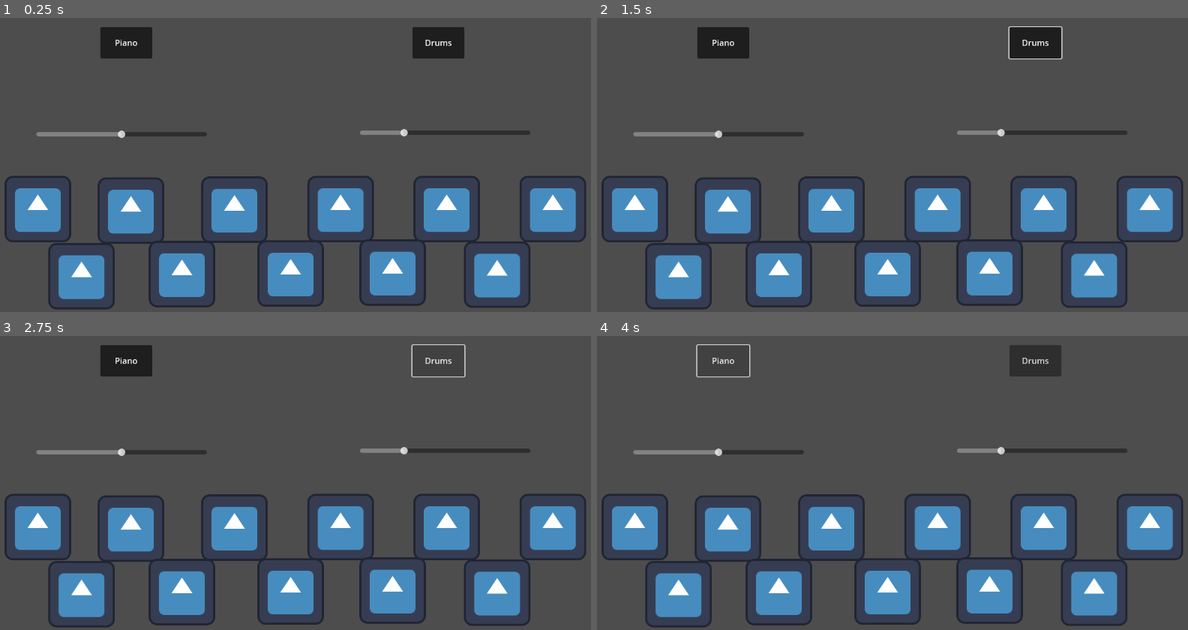
Above: before the commit, frames 1-4 (two rows, left to right).
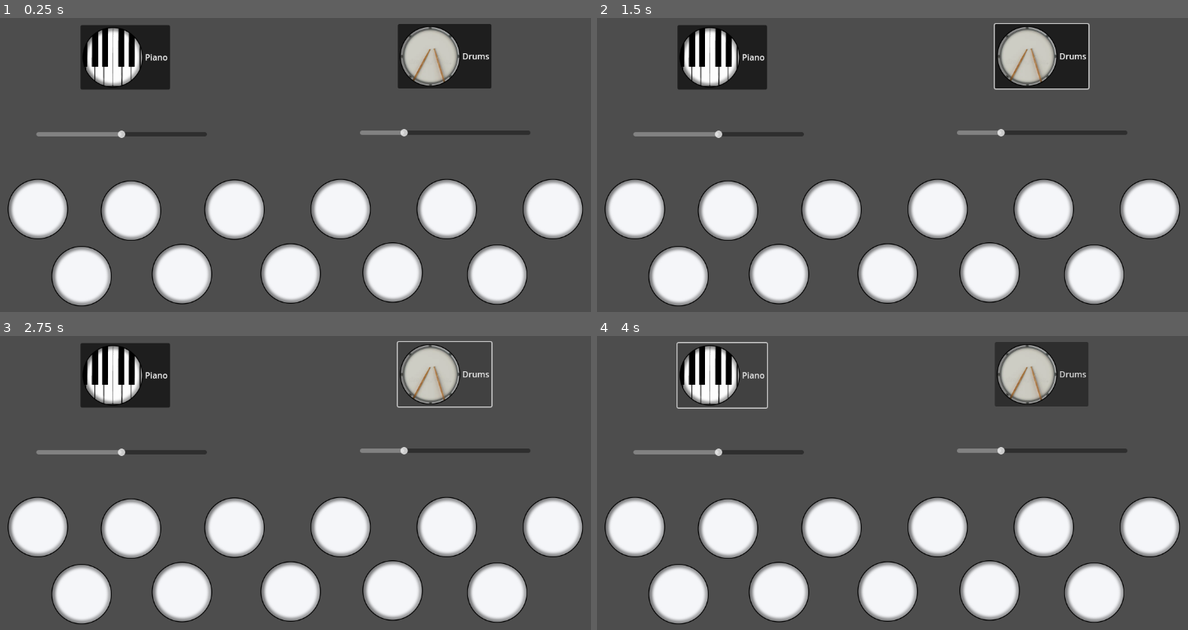
Above: after the commit, the same moments.

Repository: Lyanair/Semester1_Assignment
Game: Godot game, scene res://Piano.tscn
Two runs of this game, one before a commit and one after it. Both use one fixed random seed, a clock stepped at 60 frames per second and the inputs below. The engine's default icon, where the game draws it, is replaced by a stand-in: a white triangle on a blue panel in a dark square.
Inputs:
- Up to frame 1 (0.25 s): no input
- Up to frame 2 (1.5 s): click "Drums" at 0.5 s; click "Drums" at 1.25 s
- Up to frame 3 (2.75 s): click "Drums" at 2 s
- Up to frame 4 (4 s): click "Piano" at 2.75 s; tap A (a) at 3.6 s

The runs differ from the first frame. In frame 1, 27% of the frame differs, in the area x 0-100%, y 2-100%; in frame 2, 27%, in the area x 0-100%, y 1-100%; in frame 3, 26%; in frame 4, 26%.

Commit message:
Visual updates

Diff:
--- /dev/null
+++ b/semester1-project/Loop_button.gd
@@ -0,0 +1,11 @@
+extends Button
+
+
+# Called when the node enters the scene tree for the first time.
+func _ready() -> void:
+	pass # Replace with function body.
+
+
+# Called every frame. 'delta' is the elapsed time since the previous frame.
+func _process(delta: float) -> void:
+	pass
--- a/semester1-project/Piano.tscn
+++ b/semester1-project/Piano.tscn
@@ -1,11 +1,14 @@
-[gd_scene load_steps=27 format=3 uid="uid://dncsm0c2wcbjw"]
+[gd_scene load_steps=30 format=3 uid="uid://dncsm0c2wcbjw"]
 
 [ext_resource type="Texture2D" uid="uid://ktgjn64yntkx" path="res://icon.svg" id="1_hbh86"]
 [ext_resource type="Script" path="res://piano.gd" id="1_quxlf"]
+[ext_resource type="Texture2D" uid="uid://cb3thffherrni" path="res://godot_button.png" id="2_7dg4r"]
 [ext_resource type="Script" path="res://Scripts/Key.gd" id="2_pcrys"]
 [ext_resource type="AudioStream" uid="uid://u6c670bbli6c" path="res://4409__pinkyfinger__piano-notes-1-octave/68437__pinkyfinger__piano-a.wav" id="3_85fut"]
 [ext_resource type="AudioStream" uid="uid://cs33y45x7d4ay" path="res://4409__pinkyfinger__piano-notes-1-octave/68438__pinkyfinger__piano-b.wav" id="4_2uhan"]
 [ext_resource type="AudioStream" uid="uid://d1mgw3qgrb5ij" path="res://4409__pinkyfinger__piano-notes-1-octave/68439__pinkyfinger__piano-bb.wav" id="5_58msu"]
+[ext_resource type="Texture2D" uid="uid://yxdsuaqdqorx" path="res://piano_keys_button.png" id="5_ra4cj"]
+[ext_resource type="Texture2D" uid="uid://ro2prdpeew1s" path="res://Layer 1.png" id="6_q2vlw"]
 [ext_resource type="AudioStream" uid="uid://r3pfs6ixwc37" path="res://4409__pinkyfinger__piano-notes-1-octave/68440__pinkyfinger__piano-c.wav" id="6_rfd1l"]
 [ext_resource type="AudioStream" uid="uid://b3cfdmjq2jmuq" path="res://4409__pinkyfinger__piano-notes-1-octave/68442__pinkyfinger__piano-d.wav" id="7_w5k27"]
 [ext_resource type="AudioStream" uid="uid://faa2w1xqp6ua" path="res://4409__pinkyfinger__piano-notes-1-octave/68441__pinkyfinger__piano-c.wav" id="8_oc7bh"]
@@ -32,14 +35,14 @@
 
 [node name="Sprite2D" type="Sprite2D" parent="." node_paths=PackedStringArray("Pianosound", "Drumsound")]
 position = Vector2(80, 450)
-texture = ExtResource("1_hbh86")
+texture = ExtResource("2_7dg4r")
 script = ExtResource("2_pcrys")
 Pianosound = NodePath("../Piano Sound Players/Piano a")
 Drumsound = NodePath("../Drum Sound Players/Drums 1")
 
 [node name="Sprite2D2" type="Sprite2D" parent="." node_paths=PackedStringArray("Pianosound", "Drumsound")]
 position = Vector2(259, 453)
-texture = ExtResource("1_hbh86")
+texture = ExtResource("2_7dg4r")
 script = ExtResource("2_pcrys")
 keybind = "s"
 Pianosound = NodePath("../Piano Sound Players/Piano b")
@@ -47,7 +50,7 @@
 
 [node name="Sprite2D3" type="Sprite2D" parent="." node_paths=PackedStringArray("Pianosound", "Drumsound")]
 position = Vector2(458, 451)
-texture = ExtResource("1_hbh86")
+texture = ExtResource("2_7dg4r")
 script = ExtResource("2_pcrys")
 keybind = "d"
 Pianosound = NodePath("../Piano Sound Players/Piano bb")
@@ -55,7 +58,7 @@
 
 [node name="Sprite2D4" type="Sprite2D" parent="." node_paths=PackedStringArray("Pianosound", "Drumsound")]
 position = Vector2(662, 450)
-texture = ExtResource("1_hbh86")
+texture = ExtResource("2_7dg4r")
 script = ExtResource("2_pcrys")
 keybind = "f"
 Pianosound = NodePath("../Piano Sound Players/Piano c")
@@ -63,7 +66,7 @@
 
 [node name="Sprite2D5" type="Sprite2D" parent="." node_paths=PackedStringArray("Pianosound", "Drumsound")]
 position = Vector2(866, 450)
-texture = ExtResource("1_hbh86")
+texture = ExtResource("2_7dg4r")
 script = ExtResource("2_pcrys")
 keybind = "g"
 Pianosound = NodePath("../Piano Sound Players/Piano c2")
@@ -71,7 +74,7 @@
 
 [node name="Sprite2D6" type="Sprite2D" parent="." node_paths=PackedStringArray("Pianosound", "Drumsound")]
 position = Vector2(1070, 450)
-texture = ExtResource("1_hbh86")
+texture = ExtResource("2_7dg4r")
 script = ExtResource("2_pcrys")
 keybind = "h"
 Pianosound = NodePath("../Piano Sound Players/Piano d")
@@ -79,7 +82,7 @@
 
 [node name="Sprite2D7" type="Sprite2D" parent="." node_paths=PackedStringArray("Pianosound", "Drumsound")]
 position = Vector2(164, 579)
-texture = ExtResource("1_hbh86")
+texture = ExtResource("2_7dg4r")
 script = ExtResource("2_pcrys")
 keybind = "j"
 Pianosound = NodePath("../Piano Sound Players/Piano e")
@@ -87,7 +90,7 @@
 
 [node name="Sprite2D8" type="Sprite2D" parent="." node_paths=PackedStringArray("Pianosound", "Drumsound")]
 position = Vector2(357, 575)
-texture = ExtResource("1_hbh86")
+texture = ExtResource("2_7dg4r")
 script = ExtResource("2_pcrys")
 keybind = "k"
 Pianosound = NodePath("../Piano Sound Players/Piano eb")
@@ -95,7 +98,7 @@
 
 [node name="Sprite2D9" type="Sprite2D" parent="." node_paths=PackedStringArray("Pianosound", "Drumsound")]
 position = Vector2(566, 574)
-texture = ExtResource("1_hbh86")
+texture = ExtResource("2_7dg4r")
 script = ExtResource("2_pcrys")
 keybind = "l"
 Pianosound = NodePath("../Piano Sound Players/Piano f")
@@ -103,7 +106,7 @@
 
 [node name="Sprite2D10" type="Sprite2D" parent="." node_paths=PackedStringArray("Pianosound", "Drumsound")]
 position = Vector2(762, 572)
-texture = ExtResource("1_hbh86")
+texture = ExtResource("2_7dg4r")
 script = ExtResource("2_pcrys")
 keybind = ";"
 Pianosound = NodePath("../Piano Sound Players/Piano f2")
@@ -111,7 +114,7 @@
 
 [node name="Sprite2D11" type="Sprite2D" parent="." node_paths=PackedStringArray("Pianosound", "Drumsound")]
 position = Vector2(963, 576)
-texture = ExtResource("1_hbh86")
+texture = ExtResource("2_7dg4r")
 script = ExtResource("2_pcrys")
 keybind = "'"
 Pianosound = NodePath("../Piano Sound Players/Piano g")
@@ -127,22 +130,24 @@
 Drumsound = NodePath("../Drum Sound Players/Drums 2")
 
 [node name="Button" type="Button" parent="."]
-offset_left = 200.0
-offset_top = 100.0
-offset_right = 300.0
-offset_bottom = 160.0
+offset_left = 162.0
+offset_top = 96.0
+offset_right = 334.0
+offset_bottom = 220.0
 toggle_mode = true
 button_pressed = true
 text = "Piano"
+icon = ExtResource("5_ra4cj")
 
 [node name="Button2" type="Button" parent="."]
-offset_left = 800.0
-offset_top = 100.0
-offset_right = 900.0
-offset_bottom = 160.0
+offset_left = 772.0
+offset_top = 94.0
+offset_right = 952.0
+offset_bottom = 218.0
 toggle_mode = true
 button_pressed = true
 text = "Drums"
+icon = ExtResource("6_q2vlw")
 
 [node name="HSlider" type="HSlider" parent="."]
 offset_left = 77.0
Binary file added: semester1-project/Layer 1.png
Not shown, added: semester1-project/Layer 1.png.import
Binary file added: semester1-project/godot_button.png
Not shown, added: semester1-project/godot_button.png.import
Binary file added: semester1-project/piano_keys_button.png
Not shown, added: semester1-project/piano_keys_button.png.import
